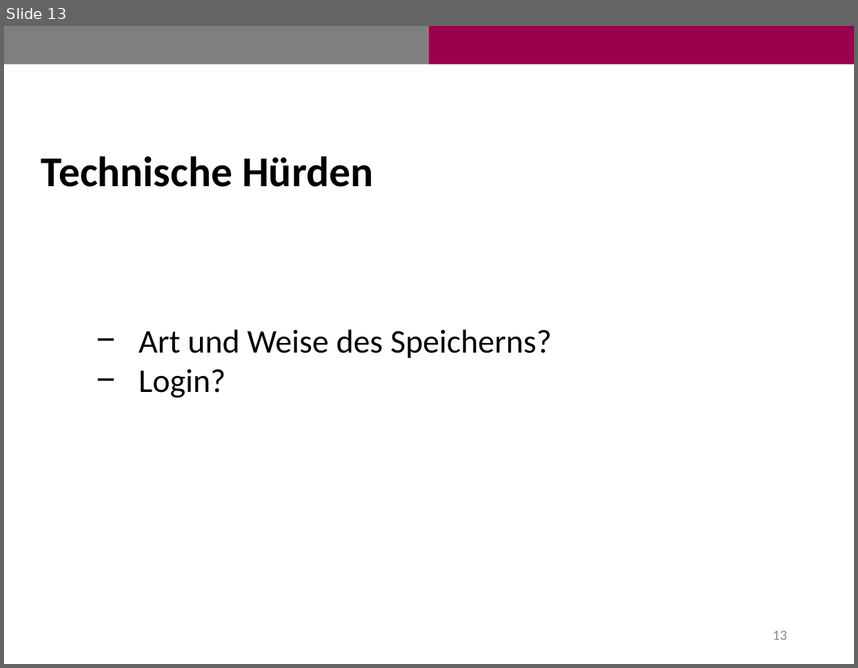
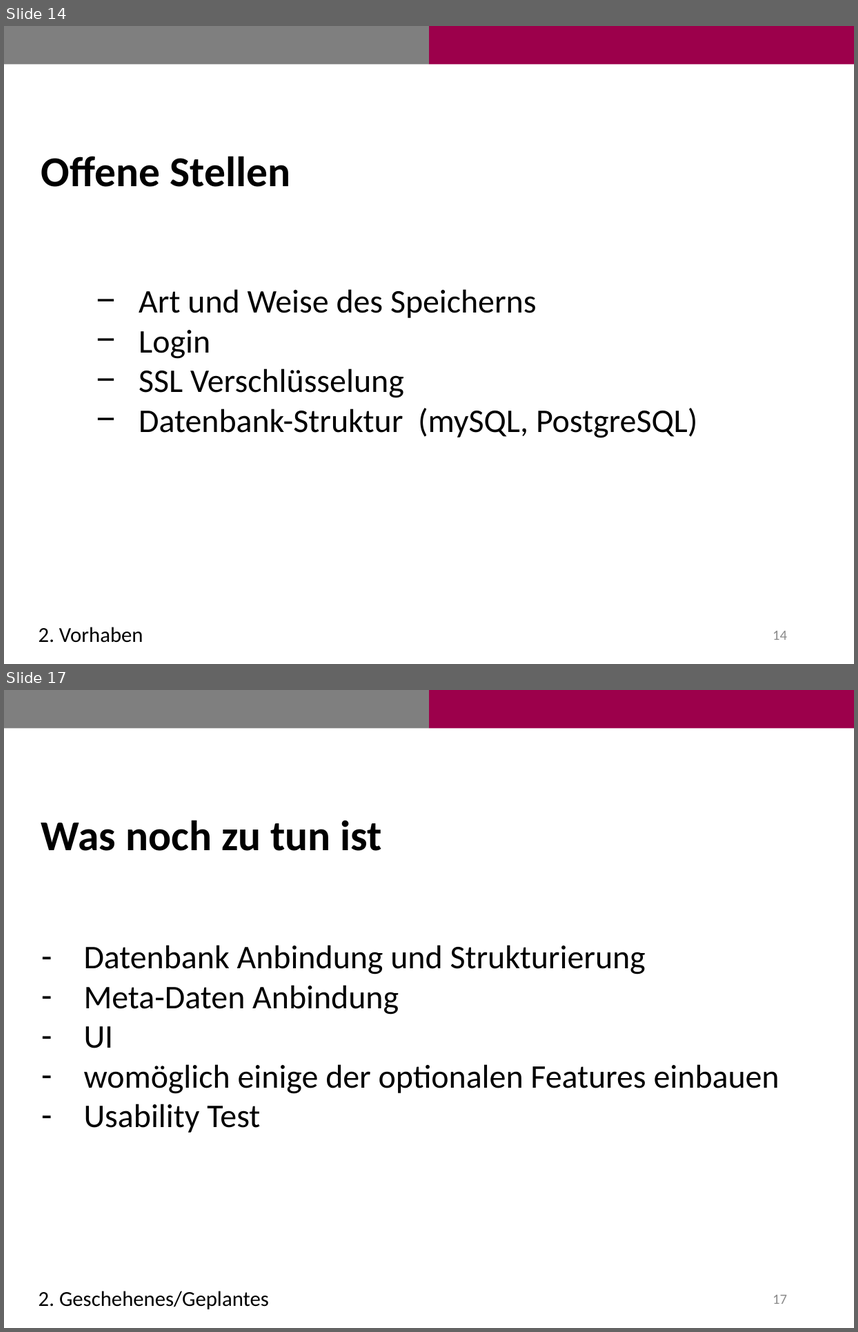
Before and after one commit to fairly99/Transkriptions-Werkzeug, a slide deck: Antrittspräsentation.pptx. Shown one above the other, each under a label of ours: slide 13 before the commit, slides 14 and 17 after it; the slides between them are not shown. The pictures are 858x668 and 858x1332 pixels, drawn with LibreOffice and Linux fonts; fonts in the diff are those of the drawing. Boxes give left, top, right and bottom in pixels: in the first picture for what was removed or moved away, otherwise in the second. Text is boxed around its words. In the diff, an @@ line names an element or a change of style, - is before the commit and + after.

```diff
--- a/Antrittspräsentation.pptx
+++ b/Antrittspräsentation.pptx
@@ slide 17 added at [4, 690, 854, 1328], background #FFFFFF @@
@@ rectangle added at [4, 690, 429, 728], fill #7F7F7F @@
@@ rectangle added at [429, 690, 854, 728], fill #9C004B @@
@@ text added at [41, 820, 381, 851], 36 pt, text #000000, bold @@
+Was noch zu tun ist
@@ text added at [84, 945, 780, 1132], 28 pt, text #000000 @@
+– Datenbank Anbindung und Strukturierung
+– Meta-Daten Anbindung
+– UI
+– womöglich einige der optionalen Features einbauen
+– Usability Test
@@ text added at [38, 1290, 269, 1309], 18 pt, text #000000 @@
+2. Geschehenes/Geplantes
@@ page number added at [773, 1294, 787, 1303], 12 pt, text #8C8C8C @@
+17
@@ what was slide 13 is now slide 14 @@
@@ slide 14 changed as well @@
@@ text at [41, 156, 290, 187]: text changed @@
-Technische Hürden
+Offene Stellen
@@ text at [139, 289, 697, 438]: text changed @@
-− Art und Weise des Speicherns?
-− Login?
+− Art und Weise des Speicherns
+− Login
+− SSL Verschlüsselung
+− Datenbank-Struktur (mySQL, PostgreSQL)
@@ text added at [38, 626, 143, 642], 18 pt, text #000000 @@
+2. Vorhaben
@@ page number at [773, 630, 787, 639]: text changed @@
-13
+14
```
Also in this commit, not shown: 10 other slides changed, 6 other slides added, 6 slides removed, 2 other files.
